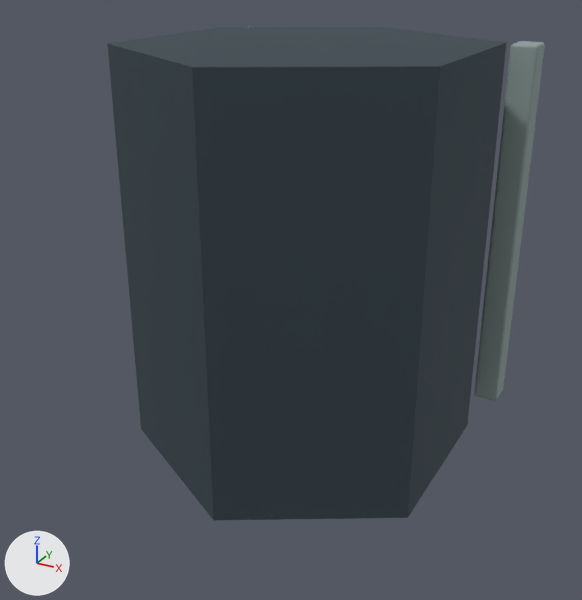
The glTF model godot/campaign/art/structures/receiver-shaft-1.glb, before and after one commit.
Rendered twice from a 50 mm lens placed at (0.843, -1.609, 1.177), pointed at (-0.011, -0.056, 0.4). The axes (+X, +Y, +Z) are drawn at lower left. The lights are the same throughout. The first picture is the older version. Where no turn or scale is listed for an object, it has been applied to the vertices. Vertices at exactly the same position are counted once.

Before the edit, the objects in view are built like this:
```python
me_cube = bpy.data.meshes.new('Cube')
me_cube.from_pydata(...)  # 112 vertices, 216 faces; spans x -0.412..0.412, y 0.342..0.418, z 0.03..0.97
me_cube.materials.append(mat_receiver_1)  # grey #91a3a0
me_cube_002 = bpy.data.meshes.new('Cube.002')
me_cube_002.from_pydata(...)  # 56 vertices, 108 faces; spans x -0.195..0.195, y 0.374..0.402, z 0.38..0.68
me_cube_002.materials.append(mat_receiver_2)  # dark blue #263c48
me_cube_003 = bpy.data.meshes.new('Cube.003')
me_cube_003.from_pydata(...)  # 56 vertices, 108 faces; spans x -0.145..0.145, y 0.398..0.416, z 0.43..0.63
me_cube_003.materials.append(mat_receiver_4)  # cyan #86b7be
me_cylinder = bpy.data.meshes.new('Cylinder')
me_cylinder.from_pydata(...)  # a 6-sided cylinder along z spanning x -0.372..0.372, y -0.43..0.43, z 0.015..0.985
me_cylinder.materials.append(mat_receiver_0)  # greyish blue #45535b
ob_receiver_0 = bpy.data.objects.new('receiver_0', me_cylinder)
ob_receiver_0.location = (0.0, 0.0, 0.0)
ob_receiver_1 = bpy.data.objects.new('receiver_1', me_cube)
ob_receiver_1.location = (0.0, 0.0, 0.0)
ob_receiver_2 = bpy.data.objects.new('receiver_2', me_cube_002)
ob_receiver_2.location = (0.0, 0.0, 0.0)
ob_receiver_4 = bpy.data.objects.new('receiver_4', me_cube_003)
ob_receiver_4.location = (0.0, 0.0, 0.0)
```
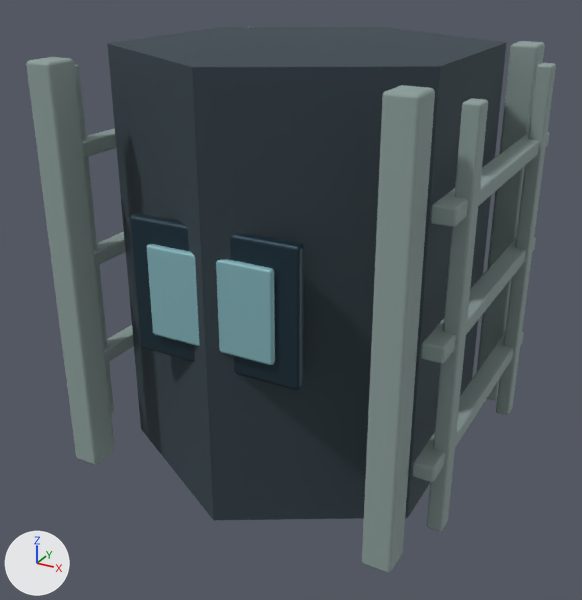
Location of each change, (x1, y1, x2, y2) in pixels of the pictures (582 x 600 px):
'receiver_1', reshaped: before (474, 41, 545, 401); after (26, 41, 556, 573)
'receiver_2', reshaped (not visible before): after (130, 213, 304, 390)
'receiver_4', reshaped (not visible before): after (147, 244, 275, 365)
part 1 of me_cube, added: after (26, 57, 114, 465)
part 2 of me_cube, added: after (362, 85, 435, 573)
part 3 of me_cube, added: after (74, 64, 134, 414)
part 4 of me_cube, added: after (412, 63, 556, 532)

The change, as a list of edits to the scene's bpy script:
```text
Change me_cube:
    used by ob_receiver_1; location = (0.0, 0.0, 0.0)
    remove me_cube.from_pydata(...)  # 112 vertices, 216 faces; spans x -0.412..0.412, y 0.342..0.418, z 0.03..0.97
    add me_cube.from_pydata(...)  # 784 vertices, 1512 faces; spans x -0.47..0.47, y -0.418..0.418, z 0.03..0.97
    me_cube part 1: the loose piece of 56 vertices spanning x -0.412..-0.347, y 0.342..0.418, z 0.03..0.97 is copied, and the copy is moved by (0.0, -0.76, 0.0); it spans x -0.412..-0.347, y -0.418..-0.343, z 0.03..0.97
    me_cube part 2: the loose piece of 56 vertices spanning x 0.347..0.412, y 0.342..0.418, z 0.03..0.97 is copied, and the copy is moved by (0.0, -0.76, 0.0); it spans x 0.347..0.412, y -0.418..-0.343, z 0.03..0.97
    me_cube part 3: 280 vertices added at x -0.47..-0.417, y -0.345..0.345, z 0.06..0.94
    me_cube part 4: 280 vertices added at x 0.417..0.47, y -0.345..0.345, z 0.06..0.94
Change me_cube_002:
    used by ob_receiver_2; location = (0.0, 0.0, 0.0)
    remove me_cube_002.from_pydata(...)  # 56 vertices, 108 faces; spans x -0.195..0.195, y 0.374..0.402, z 0.38..0.68
    add me_cube_002.from_pydata(...)  # 112 vertices, 216 faces; spans x -0.195..0.195, y -0.402..0.402, z 0.38..0.68
    me_cube_002 part 5: the loose piece of 56 vertices spanning x -0.195..0.195, y 0.374..0.402, z 0.38..0.68 is copied, and the copy is moved by (0.0, -0.776, 0.0); it spans x -0.195..0.195, y -0.402..-0.374, z 0.38..0.68
Change me_cube_003:
    used by ob_receiver_4; location = (0.0, 0.0, 0.0)
    remove me_cube_003.from_pydata(...)  # 56 vertices, 108 faces; spans x -0.145..0.145, y 0.398..0.416, z 0.43..0.63
    add me_cube_003.from_pydata(...)  # 112 vertices, 216 faces; spans x -0.145..0.145, y -0.416..0.416, z 0.43..0.63
    me_cube_003 part 6: the loose piece of 56 vertices spanning x -0.145..0.145, y 0.398..0.416, z 0.43..0.63 is copied, and the copy is moved by (0.0, -0.814, 0.0); it spans x -0.145..0.145, y -0.416..-0.398, z 0.43..0.63
```
